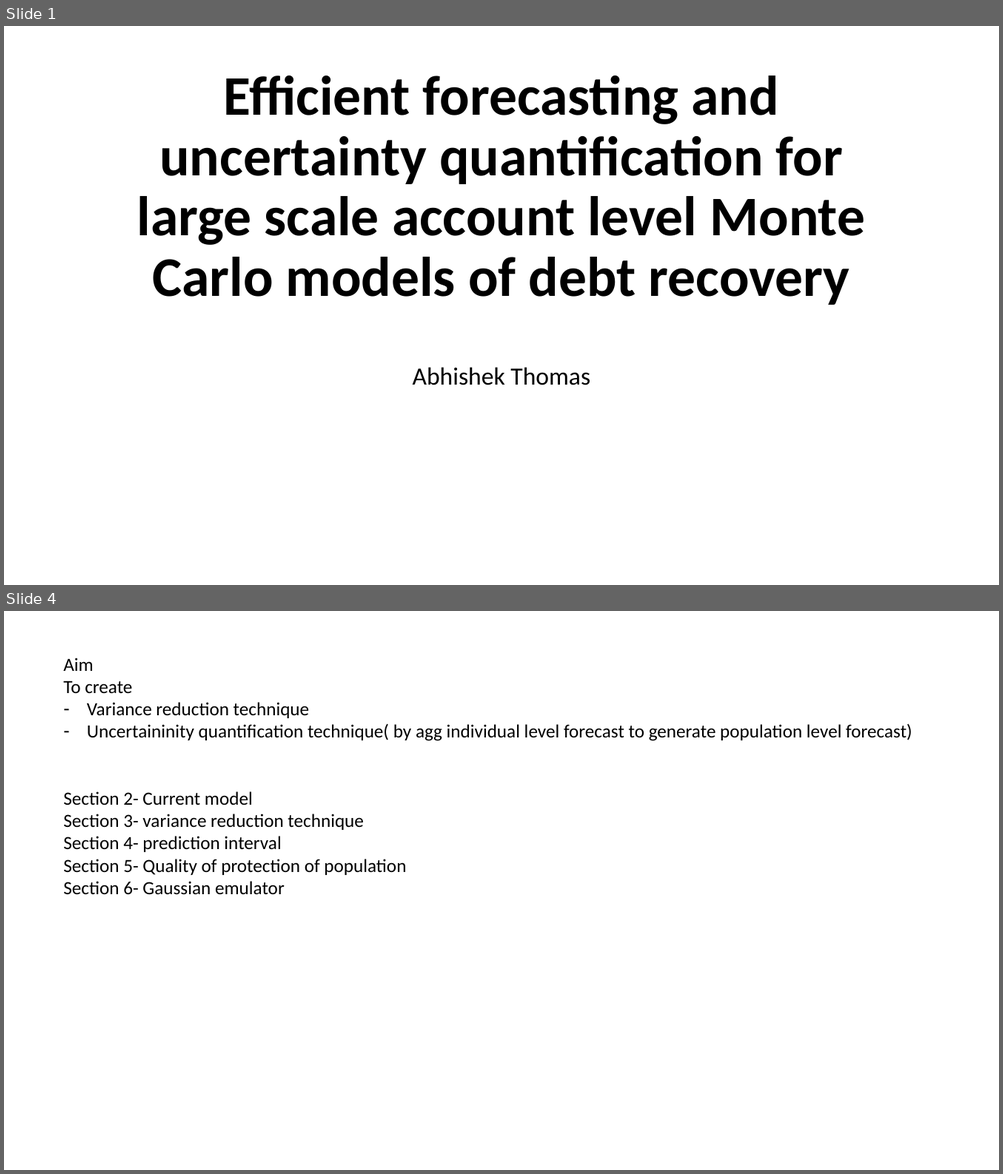
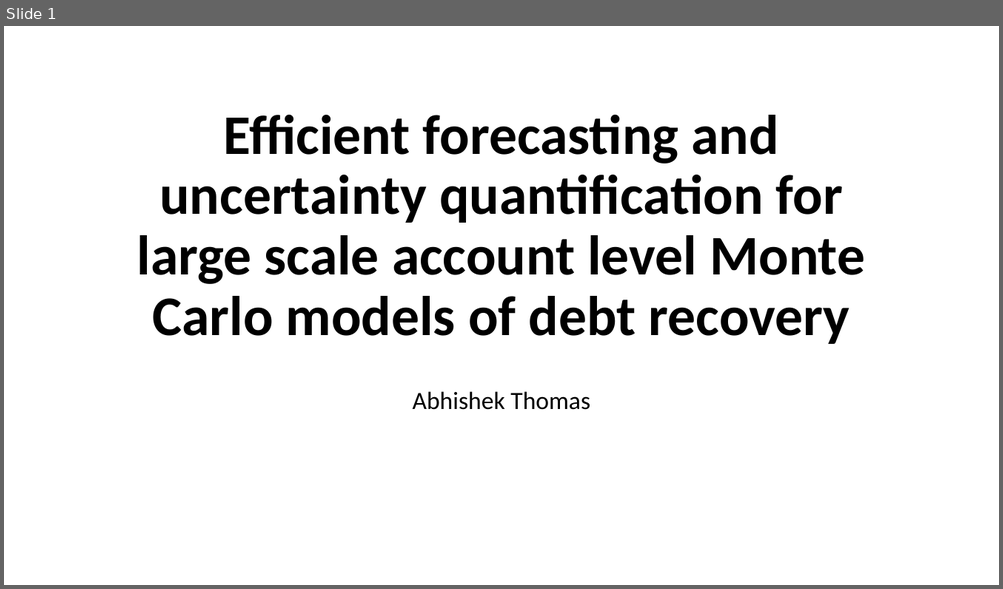
Before and after one commit to dcrey7/Interview-hackathons-assignment, a slide deck: Efficient forecasting and uncertainty quantification for large scale.pptx. Shown one above the other, each under a label of ours: slides 1 and 4 before the commit, slide 1 after it; the slides between them are not shown. The pictures are 1003x1174 and 1003x589 pixels, drawn with LibreOffice and Linux fonts; fonts in the diff are those of the drawing. Boxes give left, top, right and bottom in pixels: in the first picture for what was removed or moved away, otherwise in the second. Text is boxed around its words. In the diff, an @@ line names an element or a change of style, - is before the commit and + after.

```diff
--- a/Efficient forecasting and uncertainty quantification for large scale.pptx
+++ b/Efficient forecasting and uncertainty quantification for large scale.pptx
@@ slide 4 removed at [4,611,999,1170], background #FFFFFF @@
@@ text removed at [63,658,912,895] @@
-Aim
-To create
-– Variance reduction technique
-– Uncertaininity quantification technique( by agg individual level forecast to generate population level forecast)
-Section 2- Current model
-Section 3- variance reduction technique
-Section 4- prediction interval
-Section 5- Quality of protection of population
-Section 6- Gaussian emulator
@@ slide 1 changed as well @@
@@ title "Efficient forecasting and uncertainty quantification ...": place and size @@
-title "Efficient forecasting and uncertainty quantification ..." at [137,76,865,305]
+title "Efficient forecasting and uncertainty quantification ..." at [137,115,865,344]
@@ subtitle "Abhishek Thomas": place and size @@
-subtitle "Abhishek Thomas" at [412,367,590,386]
+subtitle "Abhishek Thomas" at [412,392,590,410]
```
Also in this commit, not shown: 1 other slide changed, 12 slides added, 2 other slides removed.
